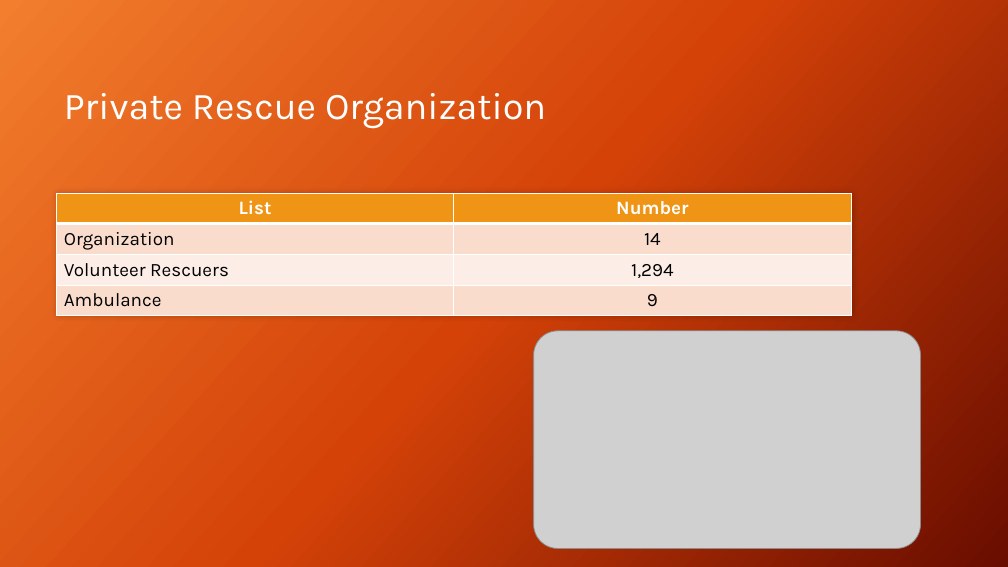
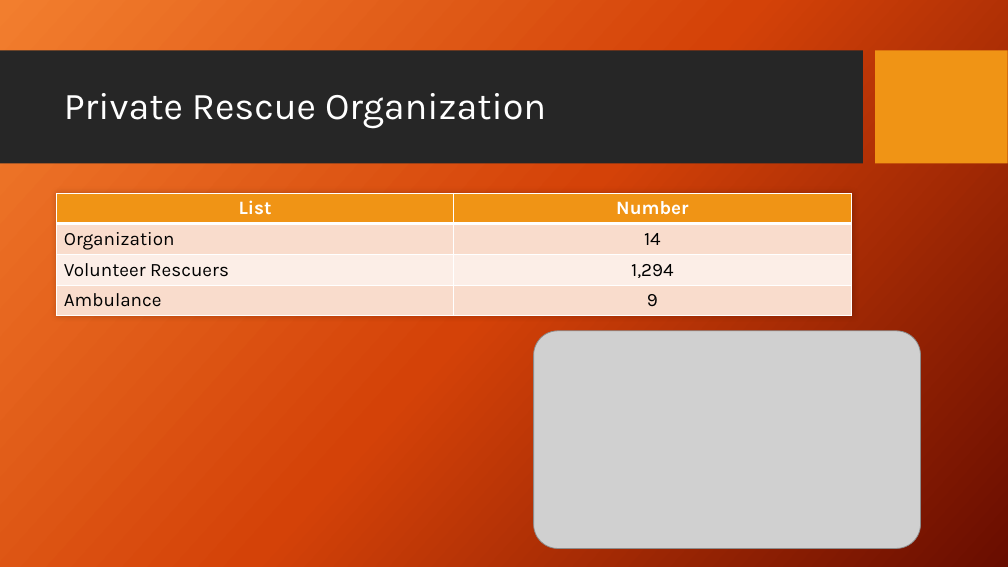
Before and after one commit to joblackpoc/Jobs_SSJ, a slide deck: slide 6 of gishealth_Eng.pptx. Drawn at 1008x567 pixels with LibreOffice and Linux fonts; fonts in the diff are those of the drawing; grey boxes stand for pictures; background and template pictures are left out. Boxes give left, top, right and bottom in pixels: in the first picture for what was removed or moved away, otherwise in the second. Text is boxed around its words. In the diff, an @@ line names an element or a change of style, - is before the commit and + after.

```diff
--- a/gishealth_Eng.pptx
+++ b/gishealth_Eng.pptx
@@ rectangle added at (0, 51, 863, 164), fill #262626 @@
@@ rectangle added at (876, 51, 1008, 164), fill #F09415 @@
```
Also in this commit, not shown: 4 other slides changed.
